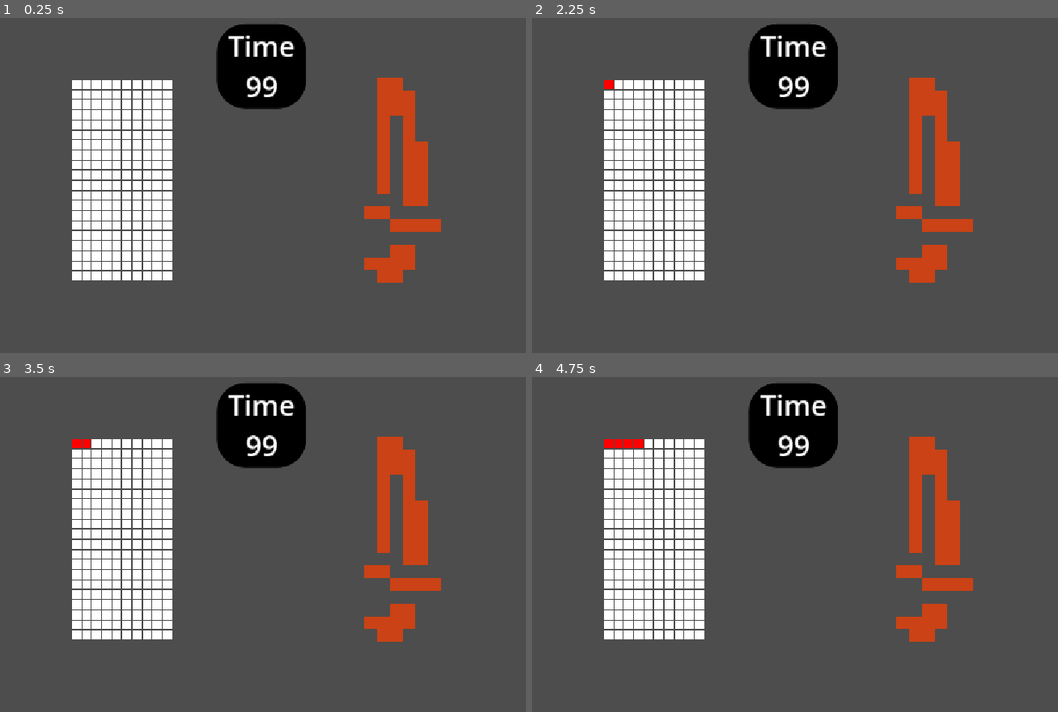
Above: before the commit, frames 1-4 (two rows, left to right).
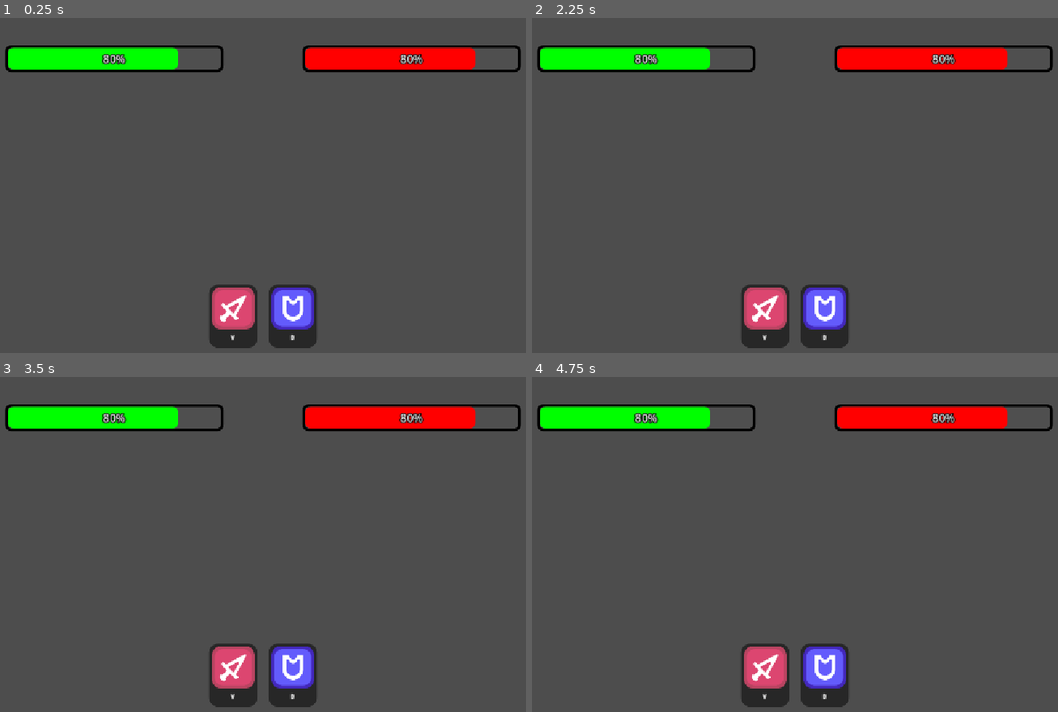
Above: after the commit, the same moments.

Repository: chiefpat450119/CanvasConstruct
Game: Godot game, scene res://scenes/nicholas_scene.tscn
Two runs of this game, one before a commit and one after it. Both use one fixed random seed, a clock stepped at 60 frames per second and the inputs below. The project has no main scene, so this scene is started directly.
Inputs (mouse positions are in pixels of both pictures, inside the frame that each line leads up to):
- Up to frame 1 (0.25 s): no input
- Up to frame 2 (2.25 s): click (763, 316) at 0.5 s, where only the run after the commit has a clickable "V"; click (826, 316) at 1.25 s, where only the run after the commit has a clickable "B"; click (610, 85) at 2.02 s
- Up to frame 3 (3.5 s): click (84, 444) at 2.77 s
- Up to frame 4 (4.75 s): click (626, 444) at 3.52 s; click (637, 444) at 4.27 s

The runs differ from the first frame. In frame 1, 25% of the frame differs, in the area x 0-100%, y 1-99%; in frame 2, 25%; in frame 3, 25%; in frame 4, 25%.

Commit message:
Added action buttons and health bars

Diff:
--- a/scenes/nicholas_scene.tscn
+++ b/scenes/nicholas_scene.tscn
@@ -5,6 +5,8 @@
 [ext_resource type="Script" uid="uid://c5maqrvbkkyss" path="res://scripts/drawing_grid.gd" id="3_vyj2j"]
 [ext_resource type="Texture2D" uid="uid://b13mghunbhi6s" path="res://assets/grid cell sprite.png" id="4_h2h0g"]
 [ext_resource type="Texture2D" uid="uid://cteaab7d4wmyk" path="res://assets/components/weapons/LOP WEAPON1.png" id="5_0xxhv"]
+[ext_resource type="Texture2D" uid="uid://dl5g7ah28pwdl" path="res://assets/UI/battle_phase/COMP_ATTACK_ICON.png" id="6_sp8tx"]
+[ext_resource type="Texture2D" uid="uid://bptfgjs57p6o1" path="res://assets/UI/battle_phase/COMP_DEFENSE_ICON.png" id="7_kyw70"]
 
 [sub_resource type="StyleBoxFlat" id="StyleBoxFlat_0xxhv"]
 bg_color = Color(0, 0, 0, 1)
@@ -18,6 +20,75 @@
 expand_margin_right = 20.0
 expand_margin_bottom = 5.0
 
+[sub_resource type="StyleBoxFlat" id="StyleBoxFlat_yf5fn"]
+bg_color = Color(0.15487596, 0.154876, 0.15487587, 1)
+border_width_left = 5
+border_width_top = 5
+border_width_right = 5
+border_width_bottom = 5
+border_color = Color(0.15294118, 0.15294118, 0.15294118, 1)
+corner_radius_top_left = 15
+corner_radius_top_right = 15
+corner_radius_bottom_right = 15
+corner_radius_bottom_left = 15
+corner_detail = 10
+
+[sub_resource type="StyleBoxFlat" id="StyleBoxFlat_sp8tx"]
+bg_color = Color(0.021434635, 0.021434637, 0.021434627, 1)
+border_width_left = 5
+border_width_top = 5
+border_width_right = 5
+border_width_bottom = 5
+border_color = Color(0.019607844, 0.019607844, 0.019607844, 1)
+corner_radius_top_left = 15
+corner_radius_top_right = 15
+corner_radius_bottom_right = 15
+corner_radius_bottom_left = 15
+corner_detail = 10
+
+[sub_resource type="StyleBoxFlat" id="StyleBoxFlat_kyw70"]
+bg_color = Color(0.10747974, 0.10747973, 0.107479684, 1)
+border_width_left = 5
+border_width_top = 5
+border_width_right = 5
+border_width_bottom = 5
+border_color = Color(0.105882354, 0.105882354, 0.105882354, 1)
+corner_radius_top_left = 15
+corner_radius_top_right = 15
+corner_radius_bottom_right = 15
+corner_radius_bottom_left = 15
+corner_detail = 10
+
+[sub_resource type="StyleBoxFlat" id="StyleBoxFlat_g4v7s"]
+bg_color = Color(0.3106171, 0.31061712, 0.310617, 1)
+border_width_left = 5
+border_width_top = 5
+border_width_right = 5
+border_width_bottom = 5
+border_color = Color(0, 0, 0, 1)
+corner_radius_top_left = 10
+corner_radius_top_right = 10
+corner_radius_bottom_right = 10
+corner_radius_bottom_left = 10
+expand_margin_left = 5.0
+expand_margin_top = 5.0
+expand_margin_right = 5.0
+expand_margin_bottom = 5.0
+
+[sub_resource type="StyleBoxFlat" id="StyleBoxFlat_57qmd"]
+bg_color = Color(0, 1, 0, 1)
+corner_radius_top_left = 10
+corner_radius_top_right = 10
+corner_radius_bottom_right = 10
+corner_radius_bottom_left = 10
+
+[sub_resource type="StyleBoxFlat" id="StyleBoxFlat_32o37"]
+bg_color = Color(1, 0, 0, 1)
+corner_radius_top_left = 10
+corner_radius_top_right = 10
+corner_radius_bottom_right = 10
+corner_radius_bottom_left = 10
+
 [node name="NicholasScene" type="Node" unique_id=888442273 node_paths=PackedStringArray("runtime_texture", "drawing_grid")]
 script = ExtResource("1_0fl8x")
 runtime_texture = NodePath("RuntimeTexture")
@@ -30,6 +101,7 @@
 [node name="CanvasLayer" type="CanvasLayer" parent="." unique_id=1724405638]
 
 [node name="Drawing UI" type="Control" parent="CanvasLayer" unique_id=1925897617]
+visible = false
 layout_mode = 3
 anchors_preset = 15
 anchor_right = 1.0
@@ -78,3 +150,93 @@
 layout_mode = 2
 texture = ExtResource("5_0xxhv")
 expand_mode = 3
+
+[node name="Combat UI" type="Control" parent="CanvasLayer" unique_id=548971773]
+layout_mode = 3
+anchors_preset = 15
+anchor_right = 1.0
+anchor_bottom = 1.0
+grow_horizontal = 2
+grow_vertical = 2
+
+[node name="Buttons" type="HBoxContainer" parent="CanvasLayer/Combat UI" unique_id=1125356505]
+layout_mode = 1
+anchors_preset = 7
+anchor_left = 0.5
+anchor_top = 1.0
+anchor_right = 0.5
+anchor_bottom = 1.0
+offset_left = -43.0
+offset_top = -138.0
+offset_right = 43.0
+offset_bottom = -25.0
+grow_horizontal = 2
+grow_vertical = 0
+theme_override_constants/separation = 20
+
+[node name="Attack Button" type="Button" parent="CanvasLayer/Combat UI/Buttons" unique_id=1044923507]
+layout_mode = 2
+theme_override_colors/font_color = Color(1, 1, 1, 1)
+theme_override_colors/font_outline_color = Color(1, 1, 1, 1)
+theme_override_constants/outline_size = 2
+theme_override_font_sizes/font_size = 10
+theme_override_styles/normal = SubResource("StyleBoxFlat_yf5fn")
+theme_override_styles/pressed = SubResource("StyleBoxFlat_sp8tx")
+theme_override_styles/hover = SubResource("StyleBoxFlat_kyw70")
+text = "V"
+icon = ExtResource("6_sp8tx")
+icon_alignment = 1
+vertical_icon_alignment = 0
+
+[node name="Defend Button" type="Button" parent="CanvasLayer/Combat UI/Buttons" unique_id=1355680752]
+layout_mode = 2
+theme_override_colors/font_color = Color(1, 1, 1, 1)
+theme_override_colors/font_outline_color = Color(1, 1, 1, 1)
+theme_override_constants/outline_size = 2
+theme_override_font_sizes/font_size = 10
+theme_override_styles/normal = SubResource("StyleBoxFlat_yf5fn")
+theme_override_styles/pressed = SubResource("StyleBoxFlat_sp8tx")
+theme_override_styles/hover = SubResource("StyleBoxFlat_kyw70")
+text = "B"
+icon = ExtResource("7_kyw70")
+icon_alignment = 1
+vertical_icon_alignment = 0
+
+[node name="Health Bars" type="HBoxContainer" parent="CanvasLayer/Combat UI" unique_id=123145626]
+layout_mode = 1
+anchors_preset = 14
+anchor_top = 0.5
+anchor_right = 1.0
+anchor_bottom = 0.5
+offset_left = 122.0
+offset_top = -236.0
+offset_right = -122.0
+offset_bottom = -198.0
+grow_horizontal = 2
+grow_vertical = 2
+theme_override_constants/separation = 150
+alignment = 1
+
+[node name="Player Health Bar" type="ProgressBar" parent="CanvasLayer/Combat UI/Health Bars" unique_id=521182749]
+layout_mode = 2
+size_flags_horizontal = 3
+theme_override_colors/font_color = Color(0.95, 0.95, 0.95, 1)
+theme_override_colors/font_outline_color = Color(0, 0, 0, 1)
+theme_override_constants/outline_size = 8
+theme_override_font_sizes/font_size = 20
+theme_override_styles/background = SubResource("StyleBoxFlat_g4v7s")
+theme_override_styles/fill = SubResource("StyleBoxFlat_57qmd")
+value = 80.0
+rounded = true
+
+[node name="Boss Health Bar" type="ProgressBar" parent="CanvasLayer/Combat UI/Health Bars" unique_id=1135869129]
+layout_mode = 2
+size_flags_horizontal = 3
+theme_override_colors/font_color = Color(0.95, 0.95, 0.95, 1)
+theme_override_colors/font_outline_color = Color(0, 0, 0, 1)
+theme_override_constants/outline_size = 8
+theme_override_font_sizes/font_size = 20
+theme_override_styles/background = SubResource("StyleBoxFlat_g4v7s")
+theme_override_styles/fill = SubResource("StyleBoxFlat_32o37")
+value = 80.0
+rounded = true
Binary file added: assets/UI/battle_phase/COMP_ATTACK_ICON.png
Not shown, added: assets/UI/battle_phase/COMP_ATTACK_ICON.png.import
Binary file added: assets/UI/battle_phase/COMP_DEFENSE_ICON.png
Not shown, added: assets/UI/battle_phase/COMP_DEFENSE_ICON.png.import
